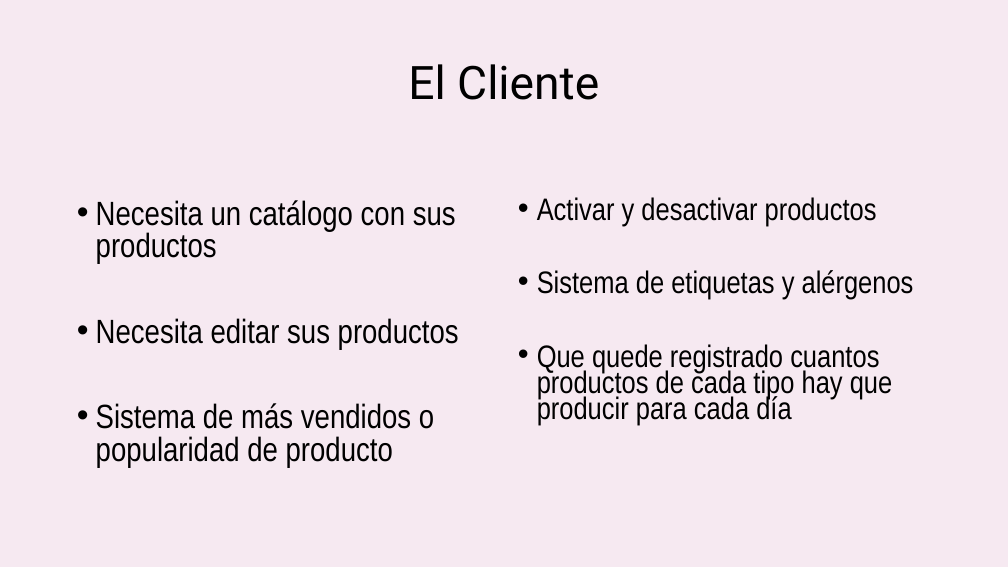
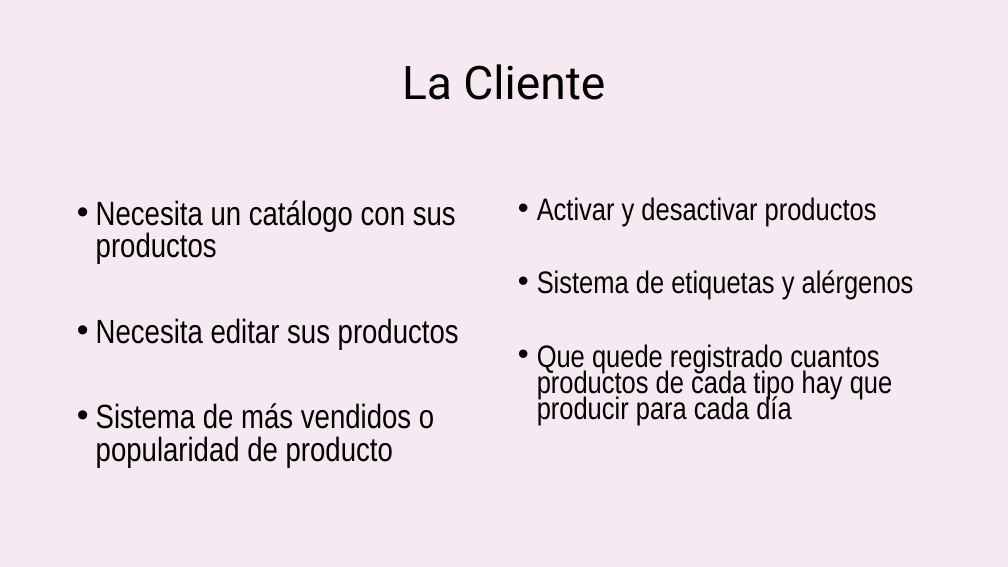
Before and after one commit to NicolasBS22/proyecto_intermodular, a slide deck: slide 6 of Presentación/Presentación.odp. Drawn at 1008x567 pixels with LibreOffice and Linux fonts; fonts in the diff are those of the drawing. Boxes give left, top, right and bottom in pixels: in the first picture for what was removed or moved away, otherwise in the second. Text is boxed around its words. In the diff, an @@ line names an element or a change of style, - is before the commit and + after.

Commit message:
Retoques
Presentación, retoques

```diff
--- a/Presentación/Presentación.odp
+++ b/Presentación/Presentación.odp
@@ title at (402,64,605,100): text changed @@
-El Cliente
+La Cliente
```
Also in this commit, not shown: 1 other file.
